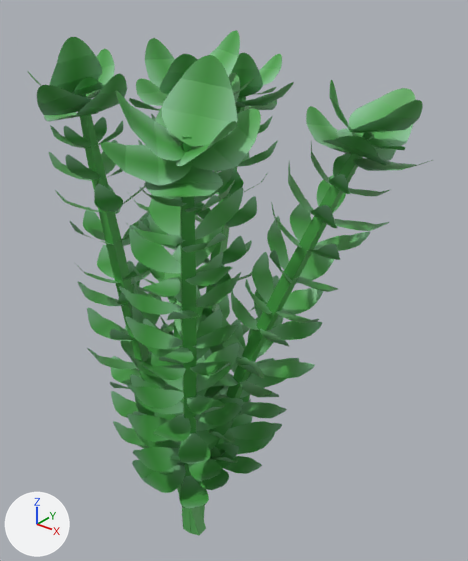
The FBX model Project Folder/Farm Attack 2 Attack of the Sigmas/Assets/Flowers2Model.fbx as it was, and as the next commit left it.
One viewpoint serves both versions: a 50 mm camera at (8.08, -8.39, 11.4) aimed at (0.25, 1.4, 5.34). Arrows for +X, +Y and +Z are at lower left; the lights stay in place. Where no turn or scale is listed for an object, it has been applied to the vertices.

The older version as bpy lines, for what is in view:
```python
me_cube_007 = bpy.data.meshes.new('Cube.007')
me_cube_007.from_pydata(...)  # 4100 vertices, 2210 faces; spans x -3.67..4.28, y -2.95..4.59, z -0.88..10.41
me_cube_007.materials.append(mat_material_001)  # picture img_littleleaf_png
# before: 1641 (-1.2, 3.38, 8.95), 1643 (-1.2, 3.49, 8.88), 1645 (-1.07, 3.38, 8.97), 1647 (-1.06, 3.49, 8.9), 1672 (-1.16, 3.22, 8.6)
# before: 1673 (-1.16, 3.34, 8.52), 1674 (-1.0, 3.35, 8.54) at pixel (244, 107), 1675 (-1.01, 3.22, 8.62)
# before: 2461 (3.09, 1.43, 8.95), 2463 (3.2, 1.43, 8.88) at pixel (374, 135), 2465 (3.09, 1.3, 8.97), 2467 (3.2, 1.29, 8.9) at pixel (370, 135), 2492 (2.92, 1.4, 8.6)
# before: 2493 (3.05, 1.39, 8.52) at pixel (363, 155), 2494 (3.05, 1.24, 8.54) at pixel (359, 156), 2495 (2.93, 1.25, 8.62)
# before: 3281 (1.76, -1.68, 9.22) at pixel (181, 136), 3283 (1.66, -1.59, 9.22), 3285 (1.85, -1.58, 9.22) at pixel (191, 136), 3287 (1.76, -1.49, 9.22), 3312 (1.71, -1.65, 8.84)
# before: 3313 (1.6, -1.55, 8.84), 3314 (1.71, -1.43, 8.84), 3315 (1.82, -1.53, 8.83) at pixel (192, 161)
ob_cube_004 = bpy.data.objects.new('Cube.004', me_cube_007)
ob_cube_004.location = (0.0, 0.0, 0.0)
```
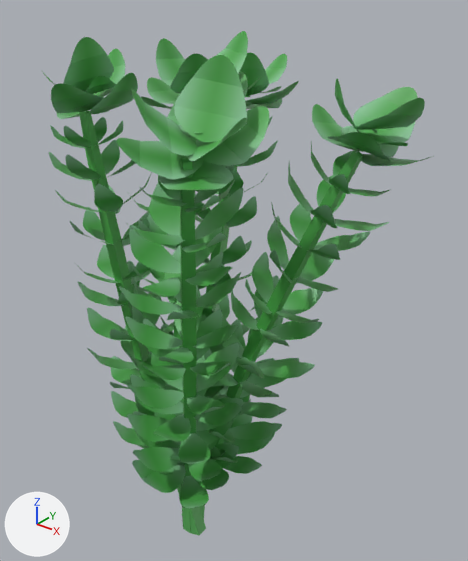
Changed parts and their boxes [x1, y1, x2, y2] in the pictures (468 x 561 px):
'Cube.004', reshaped (16% narrower, 16% shorter): before [27, 30, 432, 536]; after [49, 110, 390, 536]
'Cube.001', added (green): after [41, 31, 433, 190]
part 1 of me_cube_007, deleted (green): before [27, 30, 432, 197]
part 2 of me_cube_007, deleted: before [237, 96, 246, 102]
part 3 of me_cube_007, deleted: before [358, 132, 375, 157]
part 4 of me_cube_007, deleted: before [181, 136, 192, 161]

Diff of the bpy script that builds the scene:
```diff
--- a/Project Folder/Farm Attack 2 Attack of the Sigmas/Assets/Flowers2Model.fbx.py
+++ b/Project Folder/Farm Attack 2 Attack of the Sigmas/Assets/Flowers2Model.fbx.py
@@ me_cube_007 @@
 # used by ob_cube_004; location = (0.0, 0.0, 0.0)
 # verts and faces of me_cube_007; kept vertices keep their numbers, new ones are numbered from 4100
-me_cube_007.from_pydata(...)  # 4100 vertices, 2210 faces; spans x -3.67..4.28, y -2.95..4.59, z -0.88..10.41
+me_cube_007.from_pydata(...)  # 3760 vertices, 2064 faces; spans x -3.18..3.63, y -2.52..3.92, z -0.88..9.14
+# me_cube_007 part 1: 40 loose pieces with 320 vertices, spanning x -3.67..4.28, y -2.95..4.59, z 8.36..10.41, are deleted
+# me_cube_007 part 2
+delete_vertices([1641, 1643, 1645, 1647])  # with the faces that use them
+# me_cube_007 part 3
+delete_vertices([2461, 2463, 2465, 2467])  # with the faces that use them
+# me_cube_007 part 4
+delete_vertices([3281, 3283, 3285, 3287])  # with the faces that use them
 me_cube_007.materials.append(mat_material_001)
@@ me_cube_027 @@
+me_cube_027.from_pydata(...)  # 340 vertices, 125 faces; spans x -3.67..4.28, y -2.95..4.59, z 8.36..10.41
+me_cube_027.materials.append(mat_material_001)  # picture img_littleleaf_png
@@ ob_cube_001 @@
+ob_cube_001 = bpy.data.objects.new('Cube.001', me_cube_027)
+ob_cube_001.location = (-0.15, 0.42, -0.04)
```
